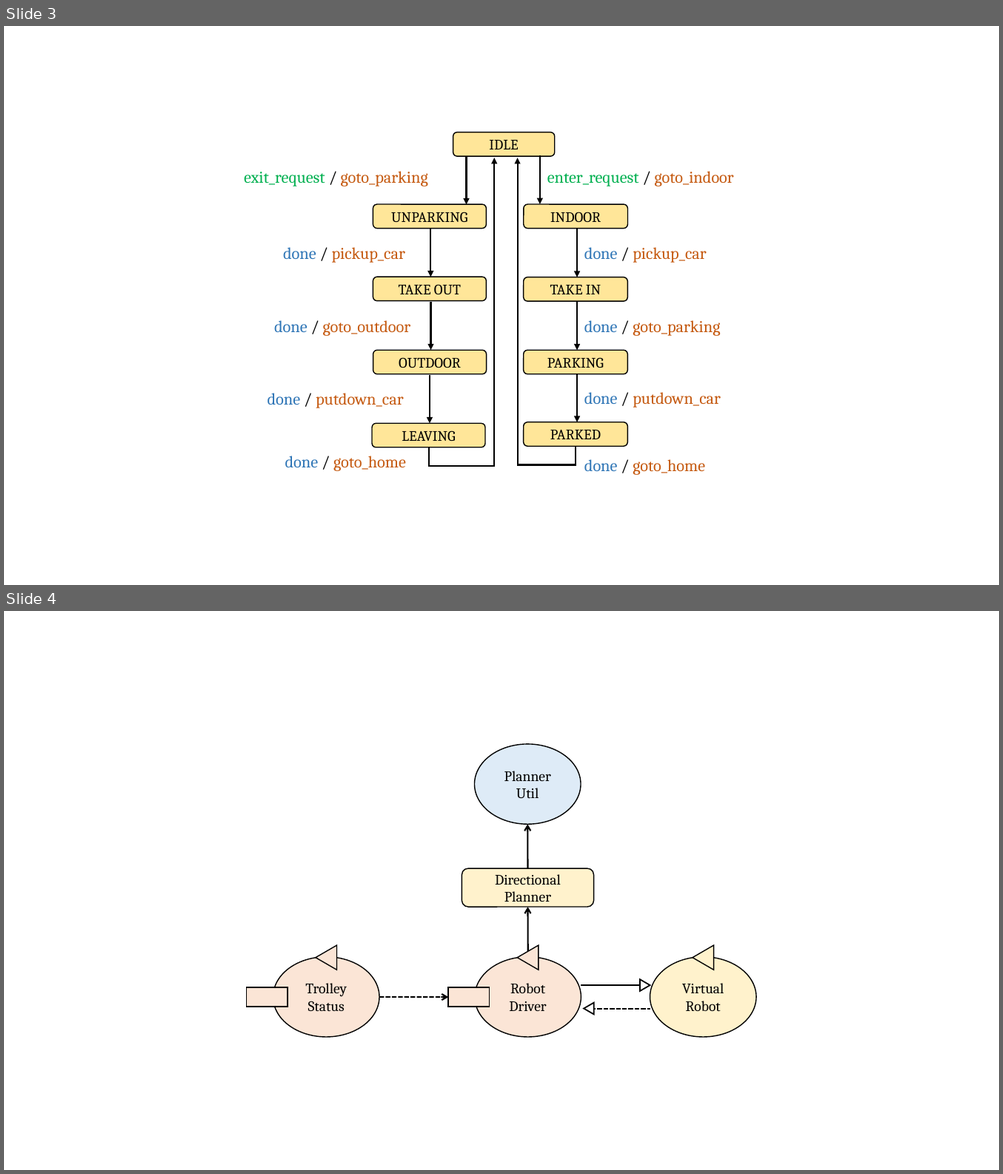
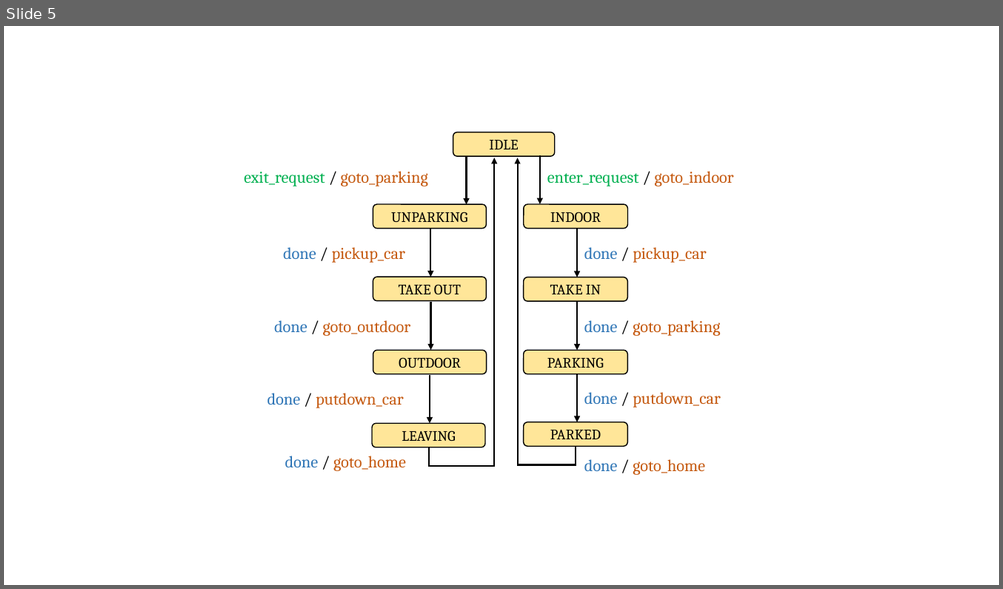
Before and after one commit to JackFantaz/FantazziniGiacomoIss, a slide deck: FinalTask/userDocs/img/final_task_schema.pptx. Shown one above the other, each under a label of ours: slides 3 and 4 before the commit, slide 5 after it. The pictures are 1003x1174 and 1003x589 pixels, drawn with LibreOffice and Linux fonts; fonts in the diff are those of the drawing. Boxes give left, top, right and bottom in pixels: in the first picture for what was removed or moved away, otherwise in the second. Text is boxed around its words. In the diff, an @@ line names an element or a change of style, - is before the commit and + after.

```diff
--- a/FinalTask/userDocs/img/final_task_schema.pptx
+++ b/FinalTask/userDocs/img/final_task_schema.pptx
@@ slide 4 removed at [4,611,999,1170], background #FFFFFF @@
@@ ellipse removed at [474,744,580,824] @@
-Planner Util
@@ arrow removed from (528, 869) to (528, 824) @@
@@ rounded rectangle removed at [462,869,595,907] @@
-Directional Planner
@@ arrow removed from (528, 951) to (528, 907) @@
@@ ellipse removed at [273,957,379,1037] @@
-Trolley Status
@@ triangle removed at [316,945,336,970] @@
@@ ellipse removed at [475,957,580,1037] @@
-Robot Driver
@@ triangle removed at [518,945,538,970] @@
@@ ellipse removed at [650,957,756,1037] @@
-Virtual Robot
@@ triangle removed at [692,945,713,970] @@
@@ rectangle removed at [247,988,287,1007] @@
@@ rectangle removed at [448,988,489,1007] @@
@@ line removed from (580, 985) to (640, 985) @@
@@ triangle removed at [640,980,650,991] @@
@@ arrow removed from (379, 997) to (448, 997) @@
@@ triangle removed at [584,1003,594,1015] @@
@@ line removed from (591, 1008) to (650, 1008) @@
@@ what was slide 3 is now slide 5 @@
```
Also in this commit, not shown: 1 slide changed, 4 slides added, 4 other files.
